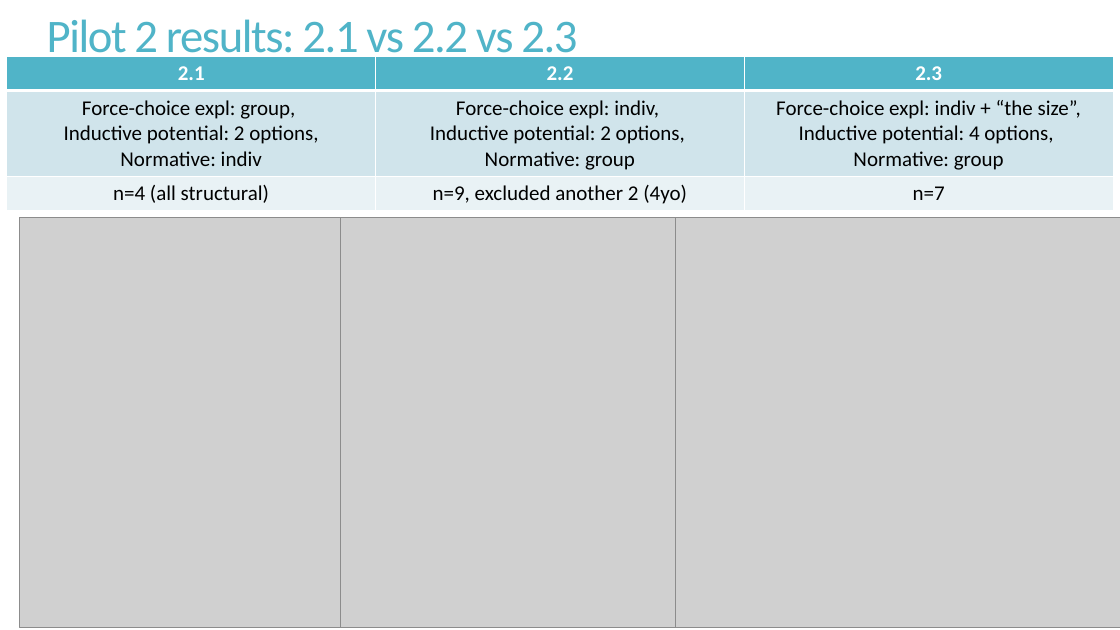
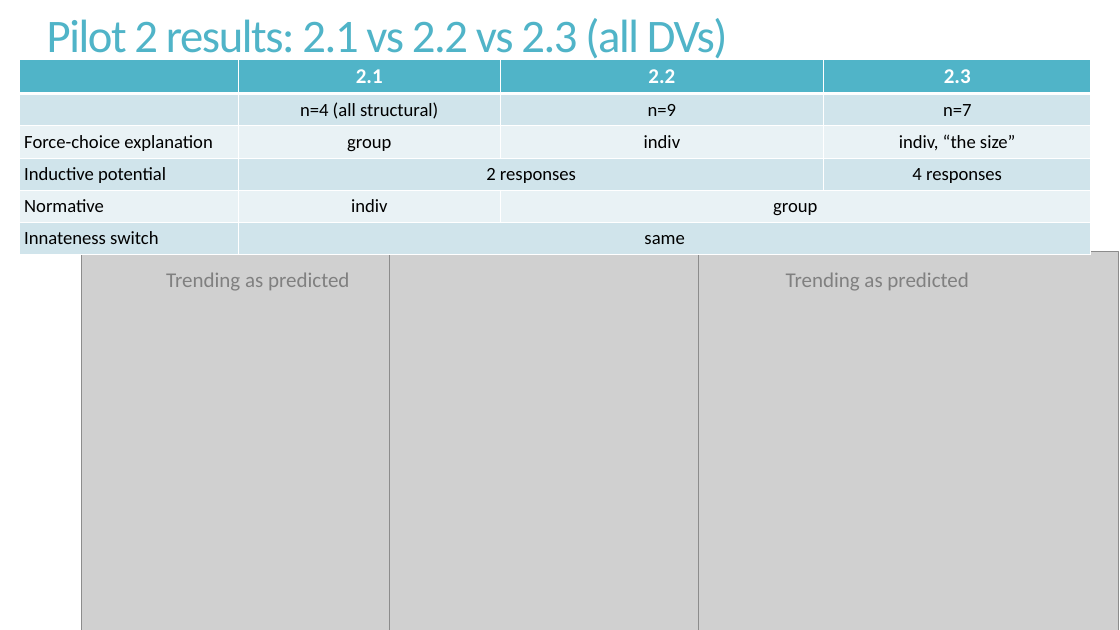
Before and after one commit to mariannazhang/structuralblocking, a slide deck: slide 21 of manuscript/FYP_pilot_2_3.24.19.pptx (slide 19 before the commit). Drawn at 1120x630 pixels with LibreOffice and Linux fonts; fonts in the diff are those of the drawing; grey boxes stand for pictures. Boxes give left, top, right and bottom in pixels: in the first picture for what was removed or moved away, otherwise in the second. Text is boxed around its words. In the diff, an @@ line names an element or a change of style, - is before the commit and + after.

Commit message:
analysis for pilot 2.1-2.3, power analysis for final data collection

```diff
--- a/manuscript/FYP_pilot_2_3.24.19.pptx
+++ b/manuscript/FYP_pilot_2_3.24.19.pptx
@@ title at <box>47,18,728,64</box>: text changed @@
-Pilot 2 results: 2.1 vs 2.2 vs 2.3
+Pilot 2 results: 2.1 vs 2.2 vs 2.3 (all DVs)
@@ table at <box>19,60,1091,252</box> @@
-2.1 | 2.2 | 2.3
-Force-choice expl: group, Inductive potential: 2 options, Normative: indiv | Force-choice expl: indiv, Inductive potential: 2 options, Normative: group | Force-choice expl: indiv + “the size”, Inductive potential: 4 options, Normative: group
-n=4 (all structural) | n=9, excluded another 2 (4yo) | n=7
+ | 2.1 | 2.2 | 2.3
+ | n=4 (all structural) | n=9 | n=7
+Force-choice explanation | group | indiv | indiv, “the size”
+Inductive potential | 2 responses |  | 4 responses
+Normative | indiv | group | 
+Innateness switch | same |  | 
@@ table: place and size @@
-table at <box>7,57,1113,209</box>
+table at <box>19,60,1091,252</box>
@@ picture: place and size @@
-picture at <box>19,218,476,628</box>
+picture at <box>82,252,502,630</box>
@@ picture: place and size @@
-picture at <box>341,218,797,628</box>
+picture at <box>390,252,810,630</box>
@@ picture: place and size @@
-picture at <box>676,218,1120,628</box>
+picture at <box>699,252,1119,630</box>
@@ text added at <box>166,272,349,291</box>, 18 pt, text #808080 @@
+Trending as predicted
@@ text added at <box>786,272,968,291</box>, 18 pt, text #808080 @@
+Trending as predicted
```
Also in this commit, not shown: 10 other slides changed, 12 slides added, 2 slides removed, 30 other files.
